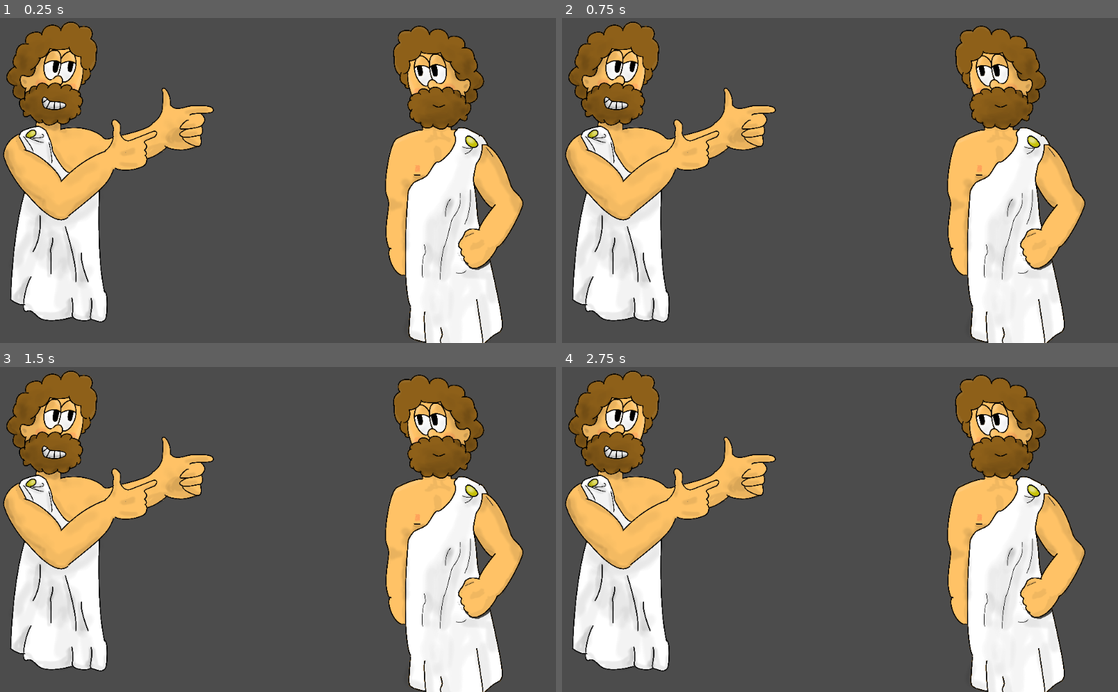
Above: before the commit, frames 1-4 (two rows, left to right).
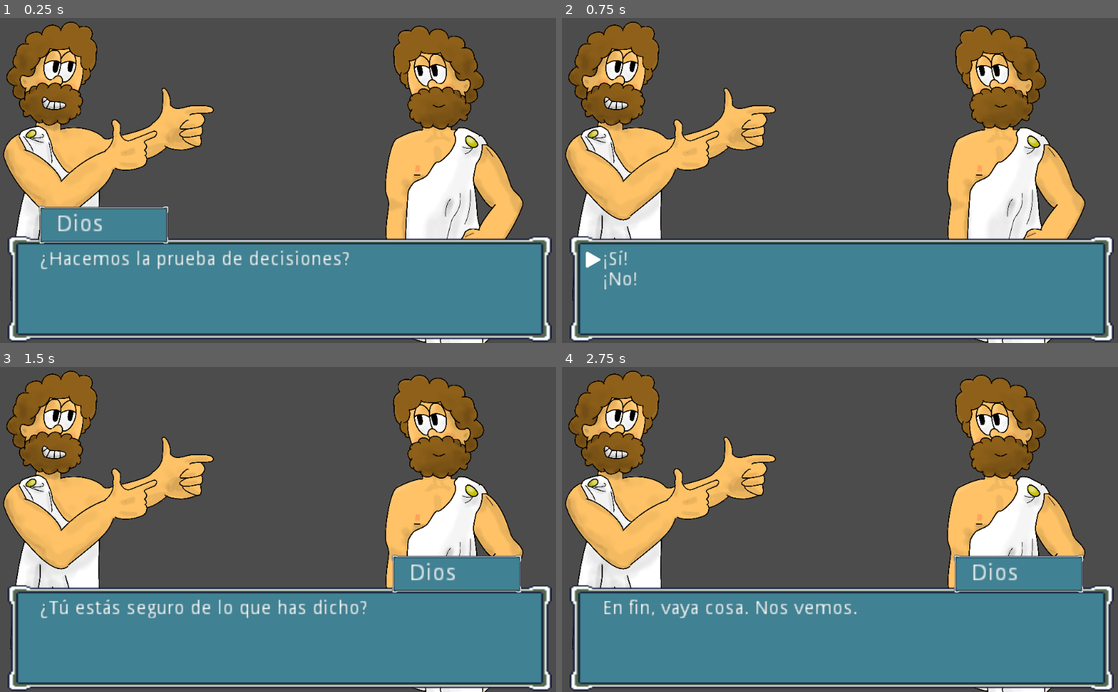
Above: after the commit, the same moments.

Repository: BuendiaGames/RayuelaJam
Game: Godot game, scene res://vn_engine/main.tscn
The game is run twice, just before and just after one commit, with the same random seed, the same clock (stepped at 60 frames per second) and the same inputs.
Inputs:
- Up to frame 1 (0.25 s): no input
- Up to frame 2 (0.75 s): tap Enter (ui_accept) at 0.5 s; hold Up (ui_up) from 0.53 s (still down); hold Enter (ui_accept) from 0.53 s (still down)
- Up to frame 3 (1.5 s): release Up (ui_up) at 1.28 s; release Enter (ui_accept) at 1.28 s; hold Down (ui_down) from 1.28 s (still down); tap Enter (ui_accept) at 1.35 s
- Up to frame 4 (2.75 s): tap Enter (ui_accept) at 1.52, 1.82, 2 s; release Down (ui_down) at 2.03 s; hold Up (ui_up) from 2.03 s (still down); hold Enter (ui_accept) from 2.03 s (still down)

The runs differ from the first frame. In frame 1, 32% of the frame differs, in the area x 1-100%, y 57-100%; in frame 2, 30%; in frame 3, 32%; in frame 4, 32%.
Error before the commit: Invalid get index '0' (on base: 'String'). (res://vn_engine/visual_novel_parser.gd:131)
Error after the commit: Invalid get index '32' (on base: 'PoolStringArray'). (res://vn_engine/visual_novel_parser.gd:220)

Commit message:
Finished basic VN engine.

Diff:
--- /dev/null
+++ b/vn_engine/dialogbox.gd
@@ -0,0 +1,49 @@
+extends Node2D
+
+const flecha = [-55, -20, 20, 60]
+
+func _ready():
+	pass
+
+
+func set_text(slot,name,text):
+
+	#Set the name near to the speaker
+	if (slot == 1 or slot == 3):
+		$name.position.x = -350
+	else:
+		$name.position.x = 300
+
+	#Change the text in each box
+	$name/name.text = name
+
+	#Make the newlines and put it into the box
+	text = handle_newlines(text)
+	$text.parse_bbcode(text)
+
+#Write the content of the options in the dialogbox
+func set_options(text):
+	#Prepare option dialog
+	$name.hide()
+	$flecha.show()
+	#Set options
+	$text.parse_bbcode(text)
+
+#Mark the adequate option
+func mark_option(index):
+	$flecha.position.y = flecha[index]
+
+#Return to normal display after choosing
+func option_chosen():
+	$name.show()
+	$flecha.hide()
+
+#This effectively handles the newlines of the text
+func handle_newlines(text):
+	var split = text.split("\\n")
+	var texto = split[0]
+
+	for j in range(1,len(split)):
+		texto += "\n" + split[j]
+
+	return texto
--- /dev/null
+++ b/vn_engine/dialogbox.tscn
@@ -0,0 +1,96 @@
+[gd_scene load_steps=4 format=2]
+
+[ext_resource path="res://vn_engine/dialogbox.gd" type="Script" id=1]
+[ext_resource path="res://vn_engine/graphics/dialogboxes.png" type="Texture" id=2]
+[ext_resource path="res://vn_engine/graphics/flecha.png" type="Texture" id=3]
+
+[node name="dialogbox" type="Node2D" index="0"]
+
+position = Vector2( 541.165, 502.112 )
+script = ExtResource( 1 )
+_sections_unfolded = [ "Transform" ]
+
+[node name="textbox" type="Sprite" parent="." index="0"]
+
+position = Vector2( -26.0731, -2.00427 )
+scale = Vector2( 3.15, 2.5 )
+texture = ExtResource( 2 )
+_sections_unfolded = [ "Transform" ]
+
+[node name="text" type="RichTextLabel" parent="." index="1"]
+
+anchor_left = 0.0
+anchor_top = 0.0
+anchor_right = 0.0
+anchor_bottom = 0.0
+margin_left = -466.0
+margin_top = -73.0
+margin_right = -104.0
+margin_bottom = -15.0
+rect_scale = Vector2( 2.5, 2.5 )
+rect_pivot_offset = Vector2( 0, 0 )
+rect_clip_content = true
+mouse_filter = 0
+mouse_default_cursor_shape = 0
+size_flags_horizontal = 1
+size_flags_vertical = 1
+bbcode_enabled = true
+bbcode_text = "Esto es un texto de una linea.
+O dos.
+Tal vez tres.
+¡Quizá sean [color=blue]cuatro[/color]!"
+visible_characters = -1
+percent_visible = 1.0
+meta_underlined = true
+tab_size = 4
+text = "Esto es un texto de una linea.
+O dos.
+Tal vez tres.
+¡Quizá sean cuatro!"
+scroll_active = true
+scroll_following = false
+selection_enabled = false
+override_selected_font_color = false
+_sections_unfolded = [ "BBCode", "Rect" ]
+
+[node name="name" type="Node2D" parent="." index="2"]
+
+editor/display_folded = true
+position = Vector2( -350, -120 )
+scale = Vector2( 3, 3 )
+_sections_unfolded = [ "Transform" ]
+
+[node name="namebox" type="Sprite" parent="name" index="0"]
+
+scale = Vector2( 0.25, 0.3 )
+texture = ExtResource( 2 )
+_sections_unfolded = [ "Transform" ]
+
+[node name="name" type="Label" parent="name" index="1"]
+
+anchor_left = 0.0
+anchor_top = 0.0
+anchor_right = 0.0
+anchor_bottom = 0.0
+margin_left = -29.0
+margin_top = -7.0
+margin_right = 39.0
+margin_bottom = 7.0
+rect_pivot_offset = Vector2( 0, 0 )
+rect_clip_content = false
+mouse_filter = 2
+mouse_default_cursor_shape = 0
+size_flags_horizontal = 1
+size_flags_vertical = 4
+text = "Nombre"
+percent_visible = 1.0
+lines_skipped = 0
+max_lines_visible = -1
+
+[node name="flecha" type="Sprite" parent="." index="3"]
+
+visible = false
+position = Vector2( -485, 60 )
+scale = Vector2( 0.5, 0.5 )
+texture = ExtResource( 3 )
+_sections_unfolded = [ "Transform" ]
--- a/vn_engine/main.tscn
+++ b/vn_engine/main.tscn
@@ -2,7 +2,7 @@
 
 [ext_resource path="res://vn_engine/visual_novel_parser.gd" type="Script" id=1]
 
-[node name="main" type="Node2D" index="0"]
+[node name="main" type="Node2D"]
 
 script = ExtResource( 1 )
 
--- a/vn_engine/visual_novel_parser.gd
+++ b/vn_engine/visual_novel_parser.gd
@@ -4,7 +4,7 @@
 # and makes the dialogues.
 
 #Reference to the dialog box:
-var dialogbox_class
+var dialogbox_class = preload("res://vn_engine/dialogbox.tscn")
 var dialogbox
 
 #Constants that identify the characters
@@ -31,11 +31,22 @@
 var cf
 var linec #Current line of the dialogue
 
+#Branching and decision-making
+var in_decision = false #Is the player choosing an option now?
+var selected_index #Current option chosen
+var n_options #Number of available options
+var tag_options #Stores tags of the options
+
+
 #Set initially only process to input
 func _ready():
 
 	#Store all sprites
 	sprites = $sprites.get_children()
+
+	#Get the dialogbox
+	dialogbox = dialogbox_class.instance()
+	add_child(dialogbox)
 
 	set_process(false)
 	set_physics_process(false)
@@ -55,7 +66,28 @@
 func _input(event):
 
 	if (event.is_action_pressed("ui_accept")):
-		next_step()
+		if (not in_decision):
+			next_step()
+		else:
+			#Finish decision
+			in_decision = false
+			dialogbox.option_chosen()
+			jump_to_tag(selected_index)
+			next_step()
+
+	#To move between decisions
+	if (in_decision):
+		#Increase/decrease index, checking bounds so it is in [0,n_options-1]
+		if (event.is_action_pressed("ui_up")):
+			selected_index -= 1
+			selected_index = max(selected_index, 0)
+		elif (event.is_action_pressed("ui_down")):
+			selected_index += 1
+			selected_index = min(selected_index, n_options-1)
+
+
+		#Update marker
+		dialogbox.mark_option(selected_index)
 
 
 
@@ -91,10 +123,68 @@
 func hide_character(pos):
 	sprites[pos].texture = null
 
-func make_branch(command):
-	pass
-	#TODO
-
+#Used to parse the arguments given when doing a branch
+#This will store all the information and start the decision dialog
+func parse_options(command):
+	#How many options do we have?
+	n_options = int(get_arg(command[1]))
+	print(n_options)
+	#Restart tag array
+	tag_options = []
+
+	var options = ""
+	#Auxiliary stuff
+	var c_index
+	var arg1
+	var arg2
+	#Load all options
+	for j in range(n_options):
+		#x2 so options get even numbers. +1 to start with c_index=2
+		c_index = (j+1) * 2
+		arg1 = get_arg(command[c_index])
+		arg2 = get_arg(command[c_index+1])
+
+		options = options + "\n" + arg1  #One option per line
+		tag_options.append(arg2)
+
+	#Since initialized options as "", first character is "\n". Get rid of it
+	options = options.substr(1, len(options)-1)
+	print(options)
+	#Put it in decision, and set selected index
+	in_decision = true
+	selected_index = 0
+
+	dialogbox.set_options(options)
+	dialogbox.mark_option(selected_index)
+
+#Takes the file and jump lines until we get to the desired point
+#Does effectively the branching when player selects a decision
+func jump_to_tag(index, skip=false):
+	var tag = "%" + tag_options[index] #Get the tag
+	var command
+	var line
+	var c0
+
+	#Read next line and get the command
+	line = cf[linec]
+	command = line.split(";")
+	c0 = get_arg(command[0])
+	print(line)
+	#If the command is not %tag, skip lines until desired one
+	if (c0 != tag):
+		while (c0 != tag):
+			line = cf[linec]
+			print(line)
+			print(linec)
+			command = line.split(";")
+			c0 = get_arg(command[0])
+			linec += 1
+		#When using the skip command, pressing the button
+		#jumps over a line automatically -correct this
+		if (skip):
+			linec -= 1
+	else: #Case where exactly the next one is the tagged
+		linec += 1 #Skip the line with %tag
 
 #Open the file, store each line in a variable
 func start_dialogue(filename):
@@ -108,11 +198,15 @@
 
 	linec = 0 #Restart line counter
 
+#Parse the options for making decisions
+
+
 #Parse new lines until text appears
 func next_step():
 
 	while(parse_line()):
 		pass
+
 
 #The master function of the engine. This reads each line
 #the file and makes all the dark magic associated with the
@@ -125,7 +219,10 @@
 
 	var line = cf[linec] #Get the next line
 
-	#print(line)
+	#Jump over empty lines
+	if (len(line) == 0):
+		linec += 1
+		return true
 
 	#Ignore comments
 	if (line[0] == "#"):
@@ -142,8 +239,9 @@
 		if (1 <= ic0 and ic0 <= 4):
 			c1 = get_arg(command[1])
 
-			print(names_array[ic0-1])
-			print(c1)
+			dialogbox.set_text(ic0, names_array[ic0-1], c1)
+			#print(names_array[ic0-1])
+			#print(c1)
 			next = false
 		else:
 			next = true
@@ -159,9 +257,15 @@
 				draw_character(command)
 			elif (c0 == "hide"):
 				pass
+			#Skip lines until tag is reached
+			elif (c0 == "skip"):
+				c1 = get_arg(command[1])
+				tag_options = [c1]
+				jump_to_tag(0, true)
 			#Show a conditional to choose.
-			elif (c0 == "show_conditions"):
-				pass
+			elif (c0 == "do_branch"):
+				next = false
+				parse_options(command)
 				#TODO: ADD ARGS:
 				#N_CONDITIONS; COND_1; TAG_1; ... COND_N; TAG_N
 				#JUMP LINES UP TO %TAG_N
Not shown, changed: visual_novel/prueba.txt
Binary file added: vn_engine/graphics/dialogboxes.png
Not shown, added: vn_engine/graphics/dialogboxes.png.import
Binary file added: vn_engine/graphics/flecha.png
Not shown, added: vn_engine/graphics/flecha.png.import
